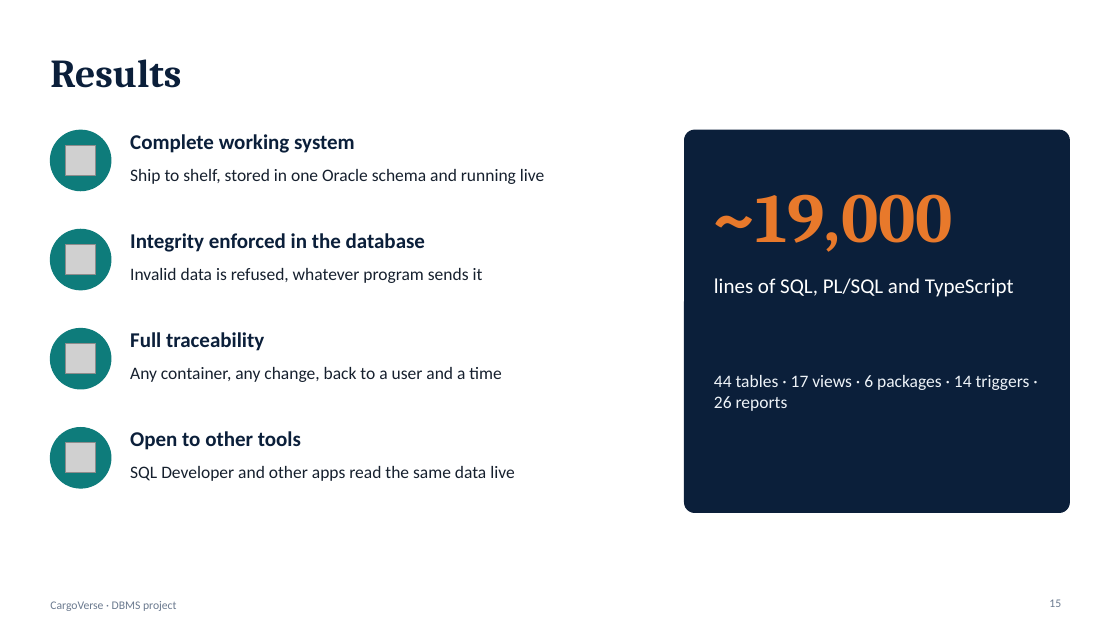
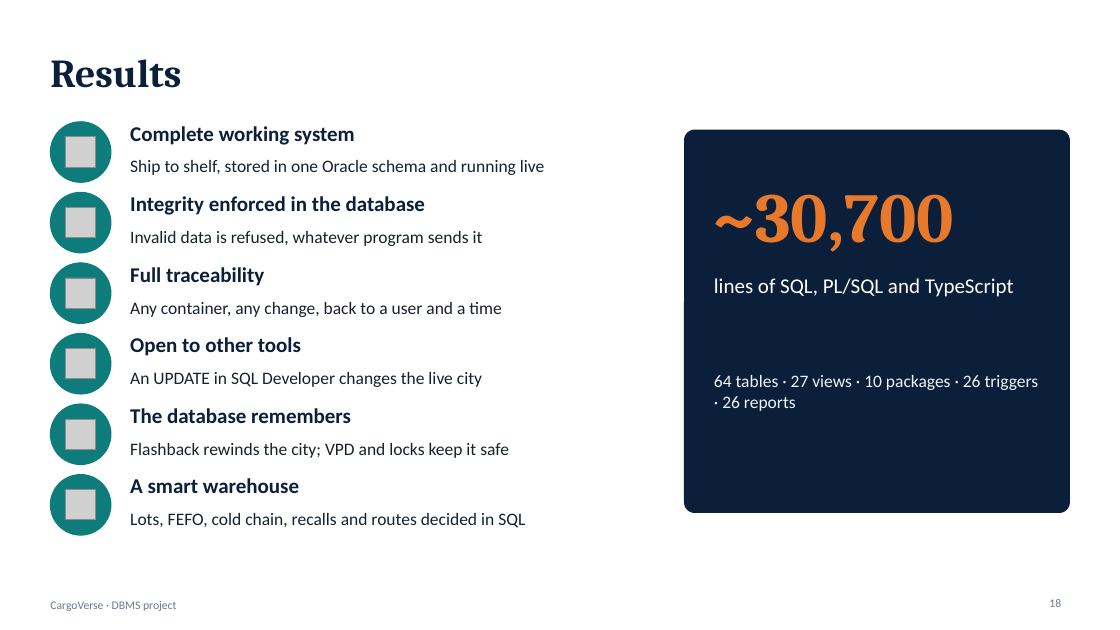
Before and after one commit to Vishal-S007/CargoVerse, a slide deck: slide 18 of docs/CargoVerse-Presentation.pptx (slide 15 before the commit). Drawn at 1120x630 pixels with LibreOffice and Linux fonts; fonts in the diff are those of the drawing; grey boxes stand for pictures. Boxes give left, top, right and bottom in pixels: in the first picture for what was removed or moved away, otherwise in the second. Text is boxed around its words. In the diff, an @@ line names an element or a change of style, - is before the commit and + after.

Commit message:
Run anywhere: fix the lockfile, cross-platform build script, setup guide for Windows/macOS/Linux, smoke test and CI with Oracle

```diff
--- a/docs/CargoVerse-Presentation.pptx
+++ b/docs/CargoVerse-Presentation.pptx
@@ 2 texts, 1 picture, 1 ellipse: place and size @@
-2 texts, 1 picture, 1 ellipse at [50,130,544,191]
+2 texts, 1 picture, 1 ellipse at [50,122,544,182]
@@ ellipse added at [50,192,111,253], fill #0E7C7B, outline #0E7C7B 1 pt @@
@@ 2 texts, 1 picture: place and size @@
-2 texts, 1 picture at [66,233,483,283]
+2 texts, 1 picture at [66,196,483,246]
@@ text at [714,194,954,252]: text changed @@
-~19,000
+~30,700
@@ ellipse: place and size @@
-ellipse at [50,229,111,290]
+ellipse at [50,263,111,323]
@@ 2 texts, 1 picture: place and size @@
-2 texts, 1 picture at [66,332,501,382]
+2 texts, 1 picture at [66,267,501,317]
@@ ellipse: place and size @@
-ellipse at [50,329,111,389]
+ellipse at [50,334,111,394]
@@ picture: place and size @@
-picture at [66,443,96,473]
+picture at [66,349,96,379]
@@ text "Open to other tools": place and size @@
-text "Open to other tools" at [130,431,301,450]
+text "Open to other tools" at [130,337,301,356]
@@ text at [130,372,482,387]: text changed @@
-SQL Developer and other apps read the same data live
+An UPDATE in SQL Developer changes the live city
@@ text at [714,375,1039,411]: text changed @@
-44 tables · 17 views · 6 packages · 14 triggers · 26 reports
+64 tables · 27 views · 10 packages · 26 triggers · 26 reports
@@ ellipse: place and size @@
-ellipse at [50,428,111,488]
+ellipse at [50,404,111,465]
@@ picture added at [66,419,96,450] @@
@@ text added at [130,408,351,423], 18 pt, text #0B1F3A, bold @@
+The database remembers
@@ text added at [130,443,509,458], 15 pt, text #16202E @@
+Flashback rewinds the city; VPD and locks keep it safe
@@ ellipse added at [50,475,111,535], fill #0E7C7B, outline #0E7C7B 1 pt @@
@@ text added at [130,478,299,493], 18 pt, text #0B1F3A, bold @@
+A smart warehouse
@@ picture added at [66,490,96,520] @@
@@ text added at [130,513,525,528], 15 pt, text #16202E @@
+Lots, FEFO, cold chain, recalls and routes decided in SQL
@@ page number at [1049,599,1061,607]: text changed @@
-15
+18
```
Also in this commit, not shown: 5 other slides changed, 3 slides added, 8 other files.
